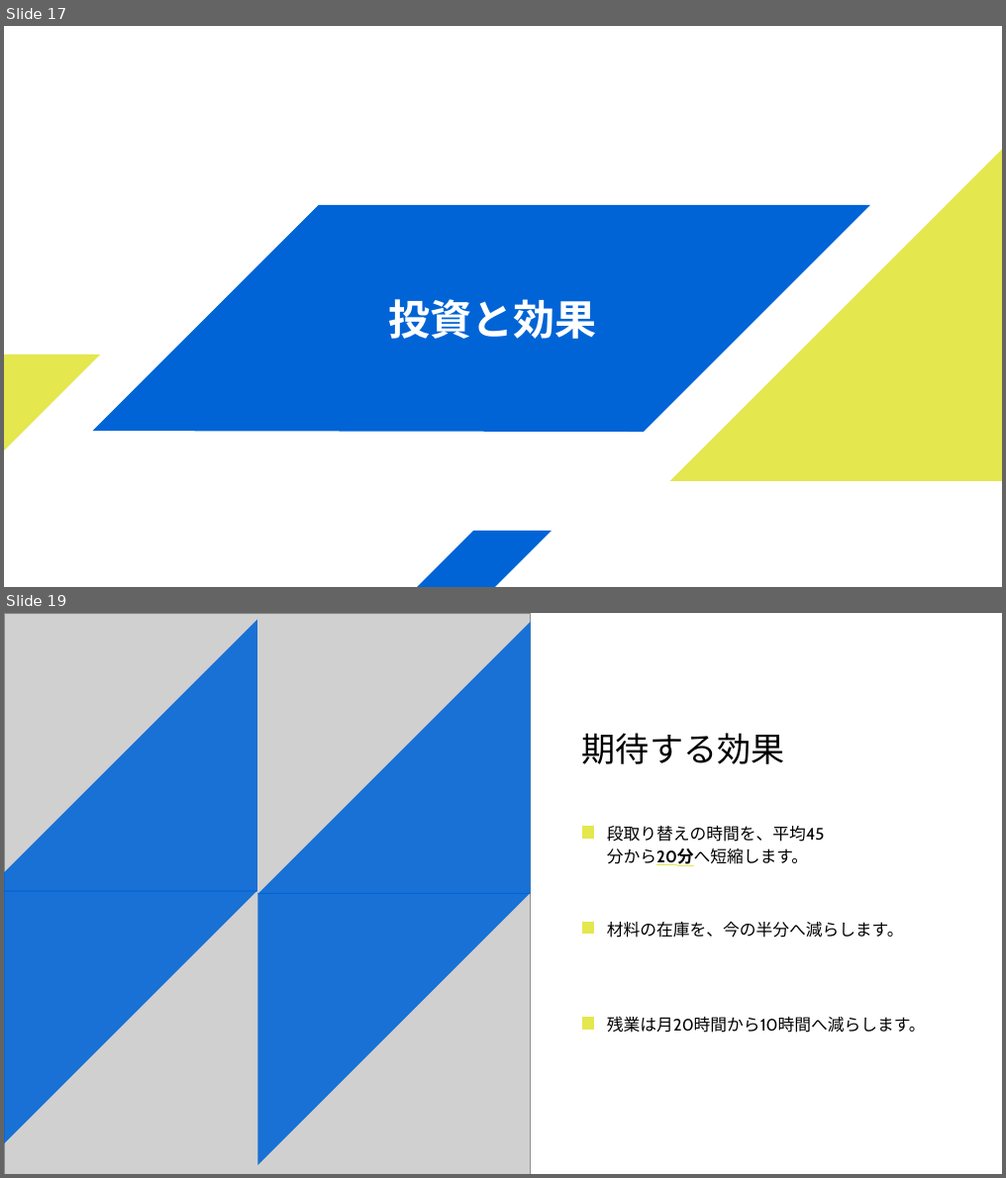
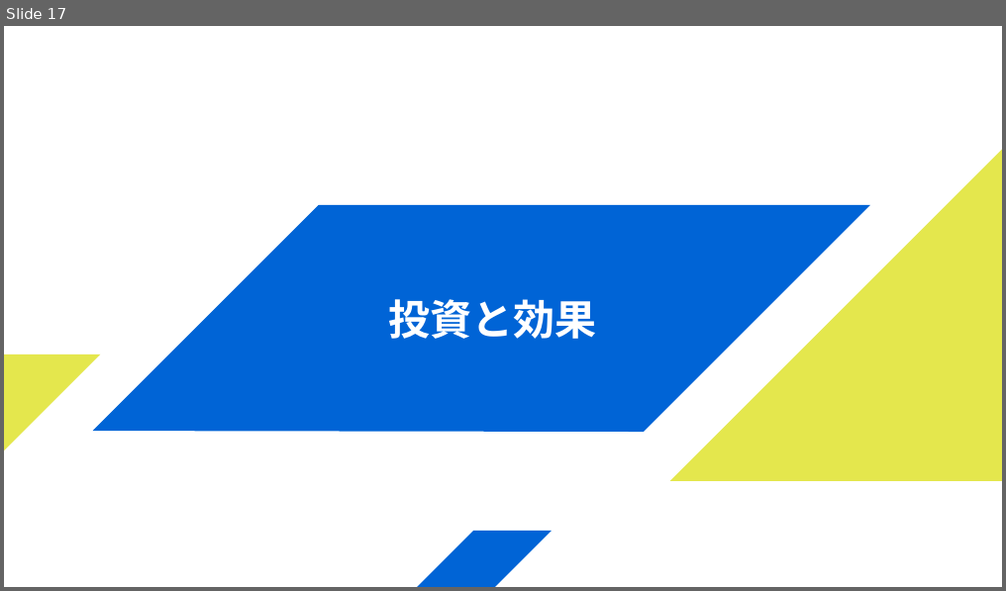
Before and after one commit to IKEMENLTD/slide-template-engine, a slide deck: out/phase5/final-20-pages/deck.pptx. Shown one above the other, each under a label of ours: slides 17 and 19 before the commit, slide 17 after it; the slides between them are not shown. The pictures are 1006x1178 and 1006x591 pixels, drawn with LibreOffice and Linux fonts; fonts in the diff are those of the drawing; grey boxes stand for pictures. Boxes give left, top, right and bottom in pixels: in the first picture for what was removed or moved away, otherwise in the second. Text is boxed around its words. In the diff, an @@ line names an element or a change of style, - is before the commit and + after.

```diff
--- a/out/phase5/final-20-pages/deck.pptx
+++ b/out/phase5/final-20-pages/deck.pptx
@@ slide 19 removed at [4, 613, 1002, 1174], background #FFFFFF @@
@@ picture removed at [4, 613, 531, 1174] @@
@@ freeform shape removed at [4, 620, 257, 892] @@
@@ freeform shape removed at [257, 622, 531, 894] @@
@@ text removed at [582, 733, 785, 764] @@
-期待する効果
@@ freeform shape removed at [582, 827, 595, 839] @@
@@ text removed at [607, 826, 824, 866] @@
-段取り替えの時間を、平均45
-分から20分へ短縮します。
@@ freeform shape removed at [4, 891, 257, 1163] @@
@@ freeform shape removed at [257, 893, 531, 1165] @@
@@ freeform shape removed at [582, 922, 595, 934] @@
@@ text removed at [607, 922, 904, 938] @@
-材料の在庫を、今の半分へ減らします。
@@ freeform shape removed at [582, 1017, 595, 1030] @@
@@ text removed at [607, 1017, 926, 1033] @@
-残業は月20時間から10時間へ減らします。
```
Also in this commit, not shown: 12 slides changed, 3 slides added, 2 other slides removed, 31 other files.
